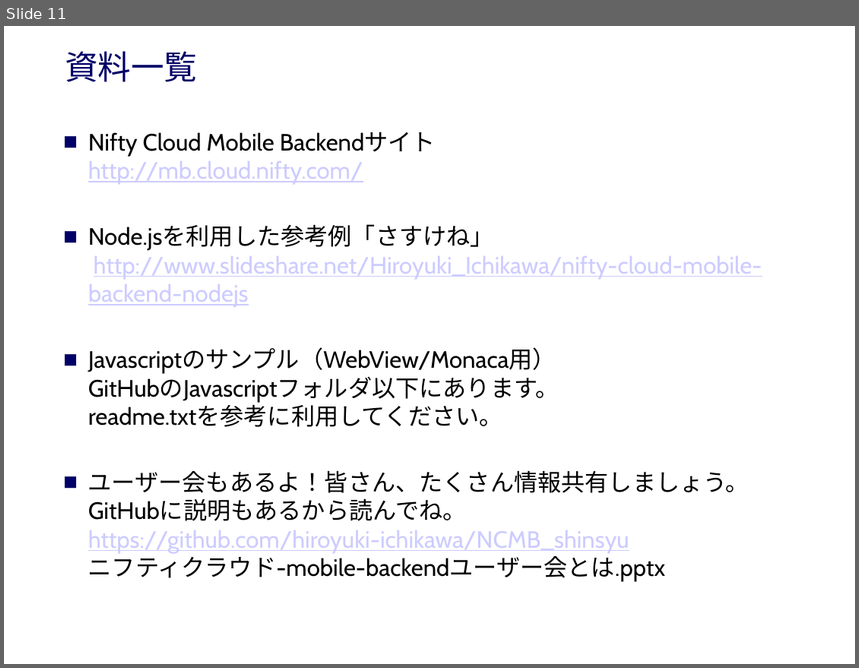
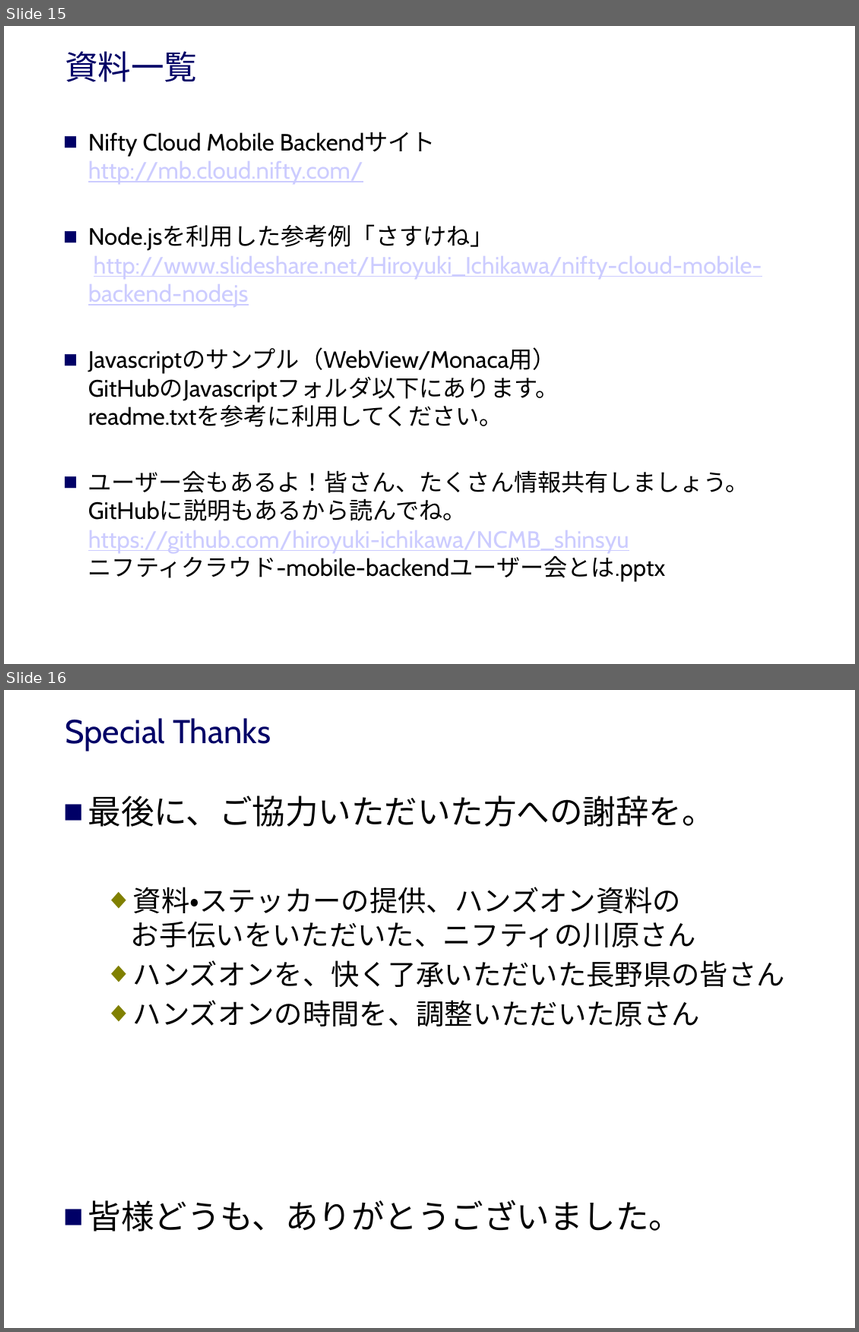
Before and after one commit to hiroyuki-ichikawa/NCMB_shinsyu, a slide deck: NCMB_ハンズオン.pptx. Shown one above the other, each under a label of ours: slide 11 before the commit, slides 15 and 16 after it. The pictures are 859x668 and 859x1332 pixels, drawn with LibreOffice and Linux fonts; fonts in the diff are those of the drawing; background and template pictures are left out. Boxes give left, top, right and bottom in pixels: in the first picture for what was removed or moved away, otherwise in the second. Text is boxed around its words. In the diff, an @@ line names an element or a change of style, - is before the commit and + after.

```diff
--- a/NCMB_ハンズオン.pptx
+++ b/NCMB_ハンズオン.pptx
@@ slide 16 added at bbox=[4, 690, 855, 1328], background #FFFFFF @@
@@ title added at bbox=[65, 718, 271, 752], 28 pt, text #000066 @@
+Special Thanks
@@ text added at bbox=[88, 796, 785, 1232], 24 pt, text #000000 @@
+■ 最後に、ご協力いただいた方への謝辞を。
+  ◆ 資料・ステッカーの提供、ハンズオン資料の
+    お手伝いをいただいた、ニフティの川原さん
+  ◆ ハンズオンを、快く了承いただいた長野県の皆さん
+  ◆ ハンズオンの時間を、調整いただいた原さん
+■ 皆様どうも、ありがとうございました。
@@ what was slide 11 is now slide 15 @@
```
Also in this commit, not shown: 7 slides changed, 4 other slides added.
